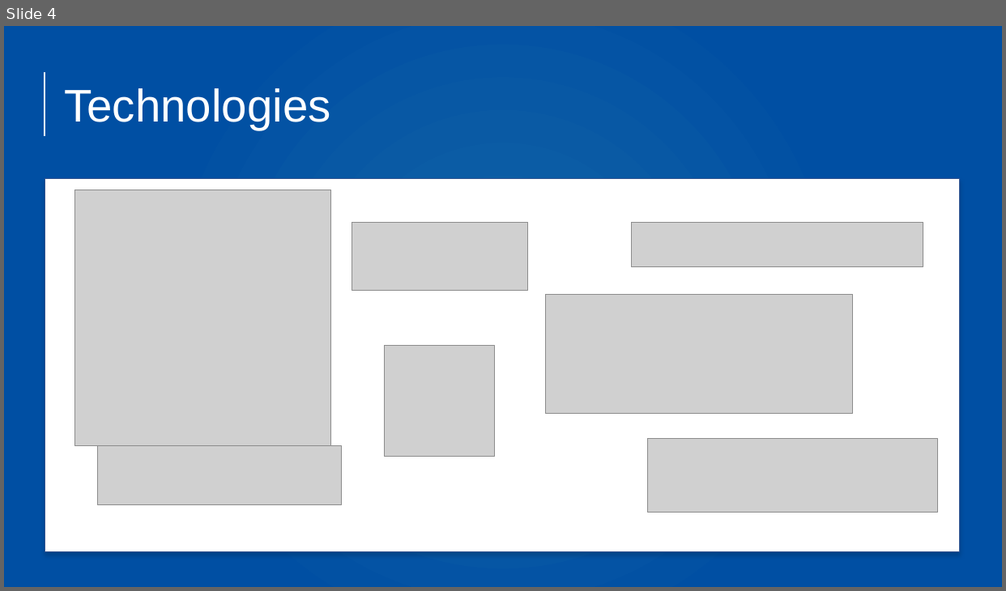
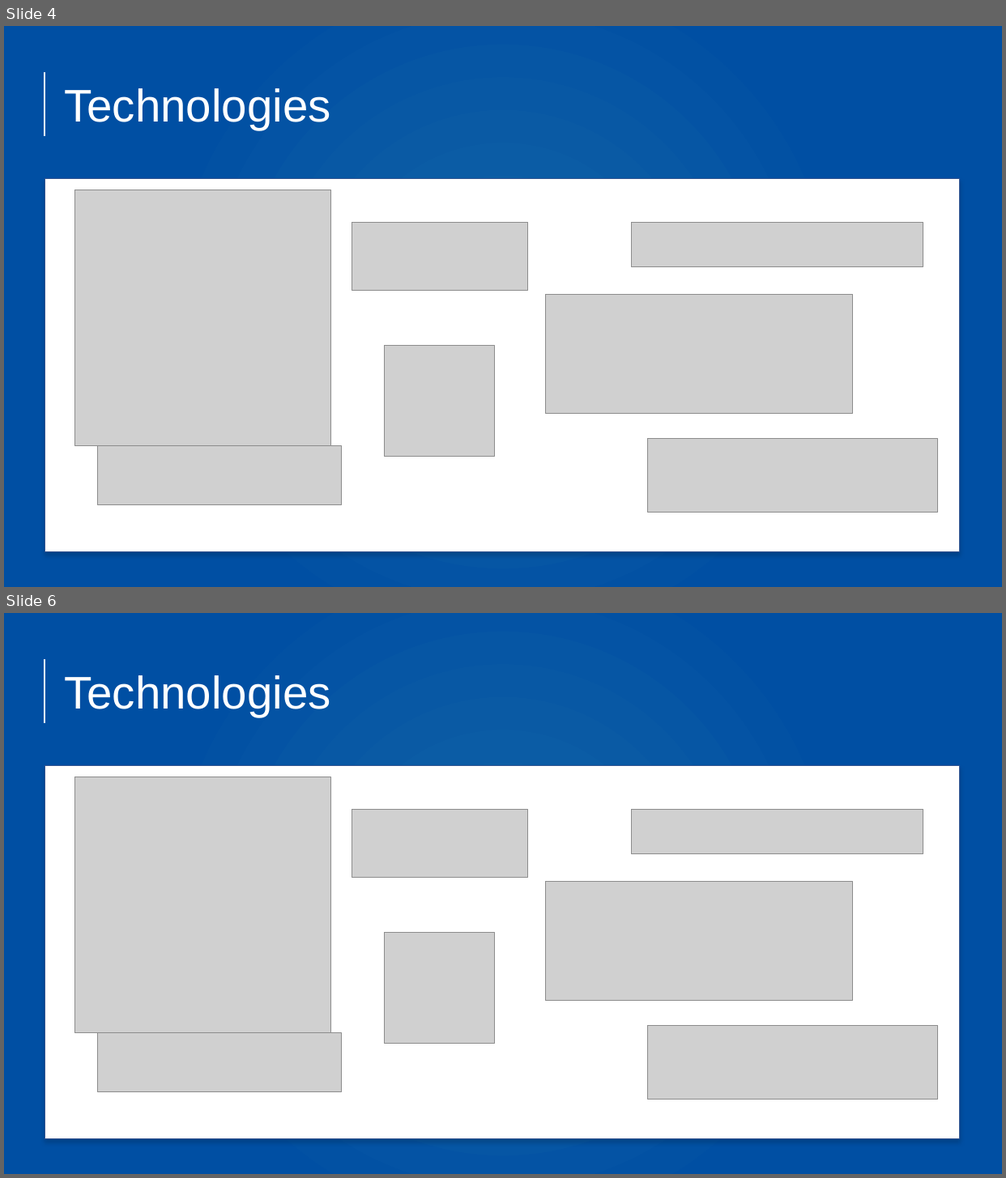
Before and after one commit to ben-pearce/connect-four, a slide deck: final/presentation.pptx. Shown one above the other, each under a label of ours: slide 4 before the commit, slides 4 and 6 after it; the slides between them are not shown. The pictures are 1006x591 and 1006x1178 pixels, drawn with LibreOffice and Linux fonts; fonts in the diff are those of the drawing; grey boxes stand for pictures. Boxes give left, top, right and bottom in pixels: in the first picture for what was removed or moved away, otherwise in the second. Text is boxed around its words. In the diff, an @@ line names an element or a change of style, - is before the commit and + after.

```diff
--- a/final/presentation.pptx
+++ b/final/presentation.pptx
@@ slide 6 added at (4,613,1002,1174), background gradient #1365A6 to #004FA3 @@
@@ line added from (44, 659) to (44, 724), #FFFFFF 2 pt @@
@@ title added at (64,675,330,717), 44 pt, text #FFFFFF @@
+Technologies
@@ rectangle added at (44,766,960,1139), fill #FFFFFF, outline #325491 1 pt @@
@@ picture added at (74,777,330,1033) @@
@@ picture added at (352,810,527,878) @@
@@ picture added at (632,809,923,854) @@
@@ picture added at (545,881,852,1001) @@
@@ picture added at (385,933,495,1043) @@
@@ picture added at (98,1033,342,1093) @@
@@ picture added at (648,1026,938,1100) @@
```
Also in this commit, not shown: 1 slide changed, 5 other slides added.
